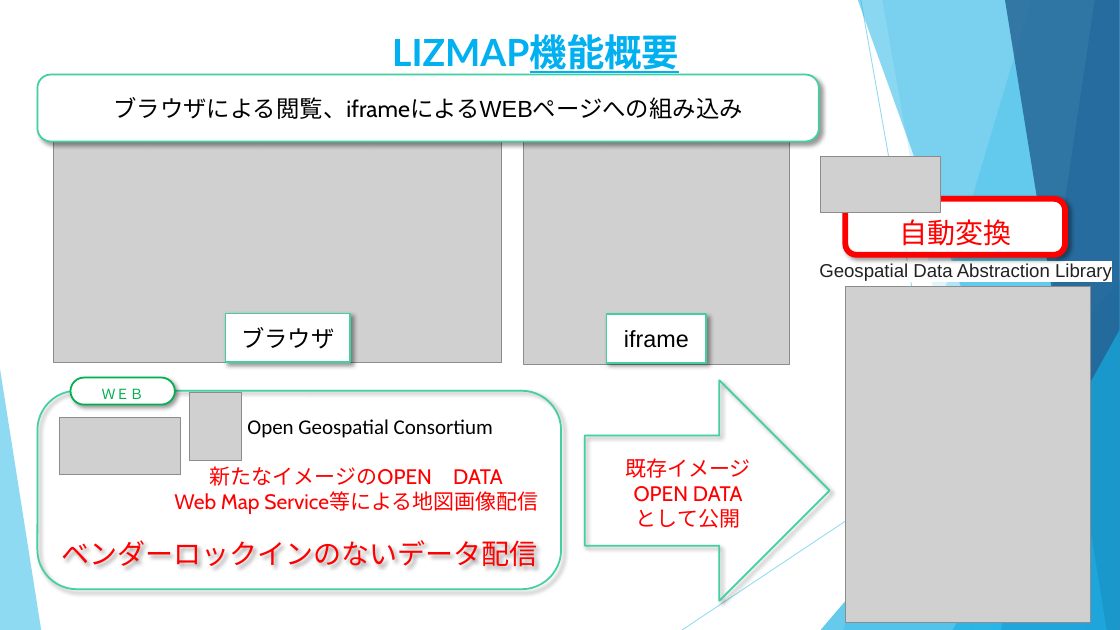
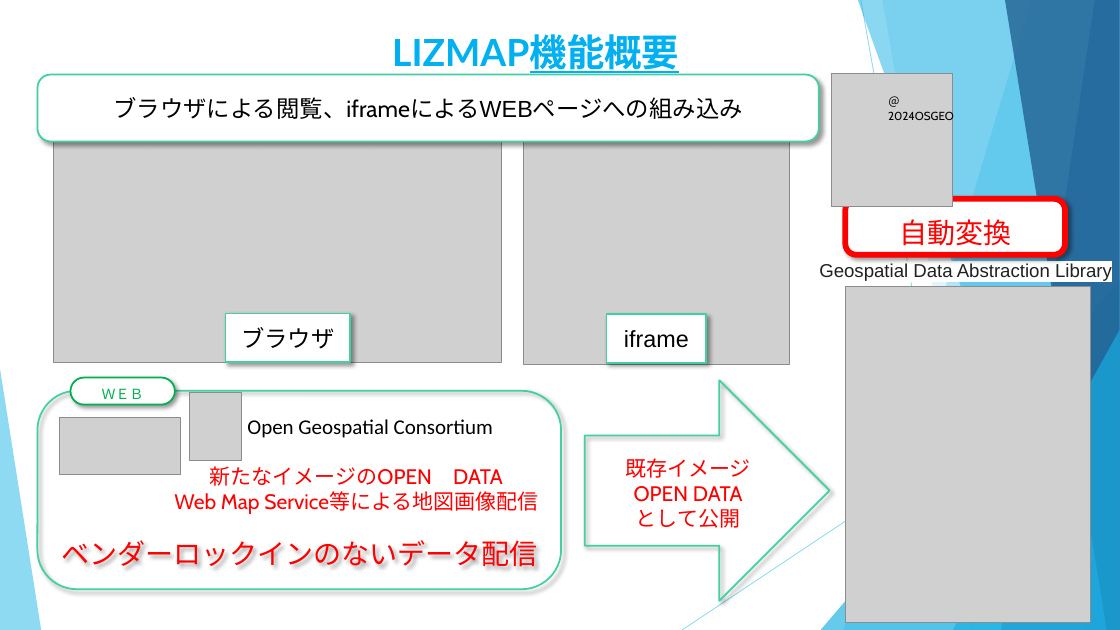
Before and after one commit to yamamoto-ryuzo/portal, a slide deck: slide 2 of パワーポイント/QGISのソリューション.pptx. Drawn at 1120x630 pixels with LibreOffice and Linux fonts; fonts in the diff are those of the drawing; grey boxes stand for pictures. Boxes give left, top, right and bottom in pixels: in the first picture for what was removed or moved away, otherwise in the second. Text is boxed around its words. In the diff, an @@ line names an element or a change of style, - is before the commit and + after.

```diff
--- a/パワーポイント/QGISのソリューション.pptx
+++ b/パワーポイント/QGISのソリューション.pptx
@@ picture added at box(832, 73, 953, 207) @@
@@ text added at box(888, 111, 954, 124), 10 pt, text #000000 @@
+＠2024OSGEO
@@ picture removed at box(821, 156, 941, 213) @@
```
Also in this commit, not shown: 1 other slide changed, 1 other file.
